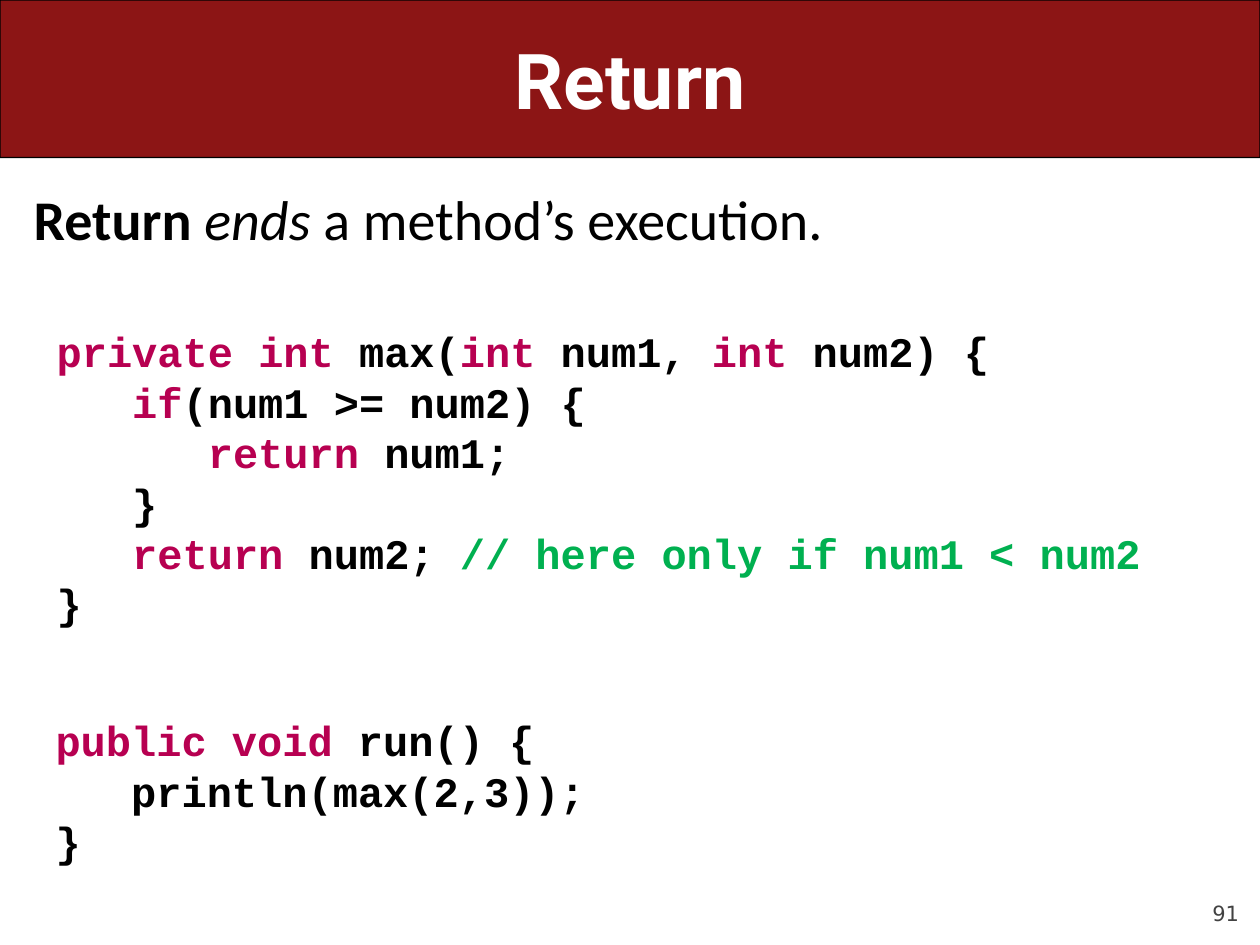
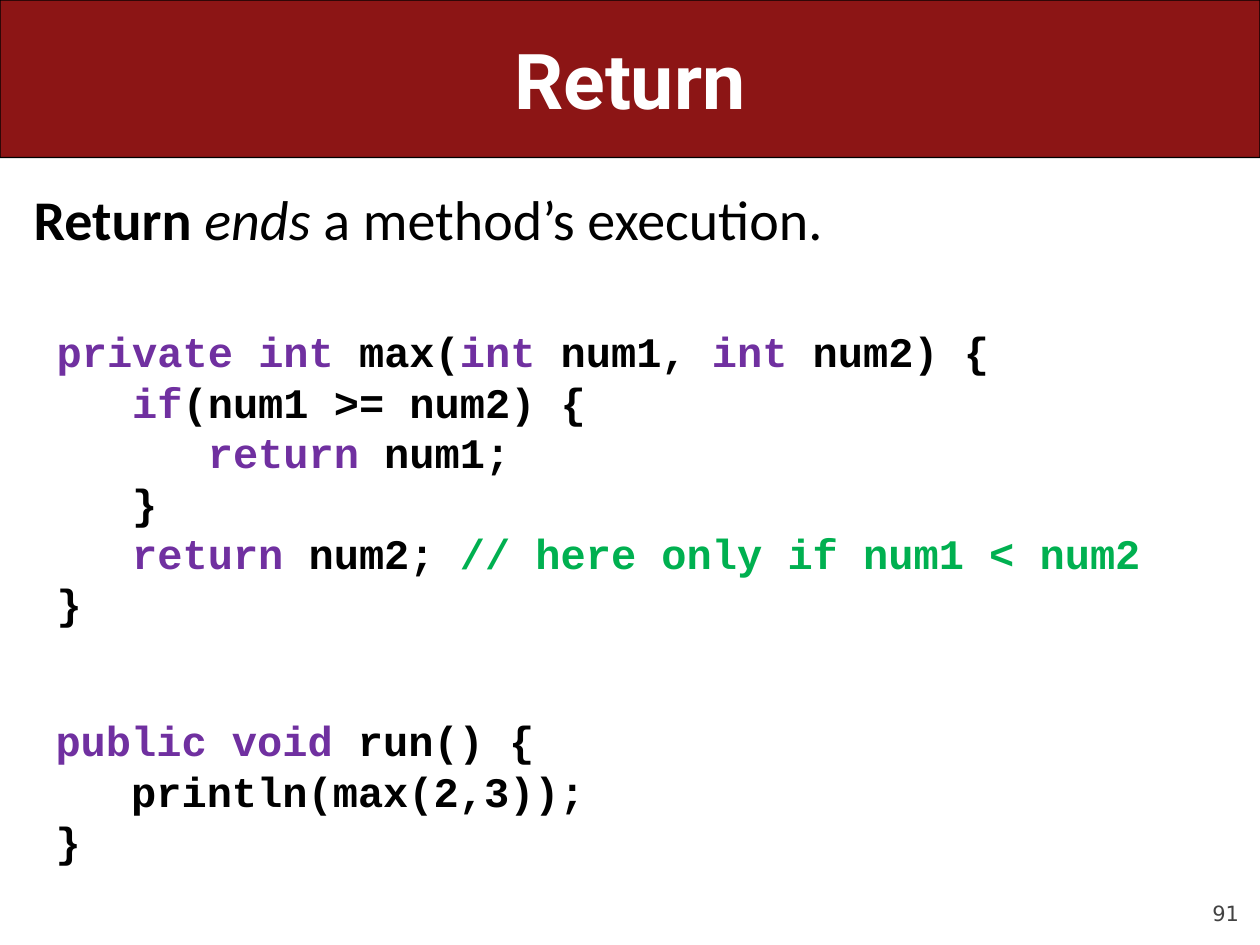
Before and after one commit to ckincaid17/cs106a-summer-2018, a slide deck: slide 91 of WWW/lectures/Lecture7/Lecture7.pptx. Drawn at 1260x945 pixels with LibreOffice and Linux fonts; fonts in the diff are those of the drawing. Boxes give left, top, right and bottom in pixels: in the first picture for what was removed or moved away, otherwise in the second. Text is boxed around its words. In the diff, an @@ line names an element or a change of style, - is before the commit and + after.

```diff
--- a/WWW/lectures/Lecture7/Lecture7.pptx
+++ b/WWW/lectures/Lecture7/Lecture7.pptx
@@ text at (57, 337, 1141, 578): text colour #B70051 to #7030A0 in "private int max(int int", "if(num1", "return", "return" @@
@@ text at (56, 726, 484, 765): text colour #B70051 to #7030A0 in "public void" @@
```
Also in this commit, not shown: 20 other slides changed, 1 other file.
